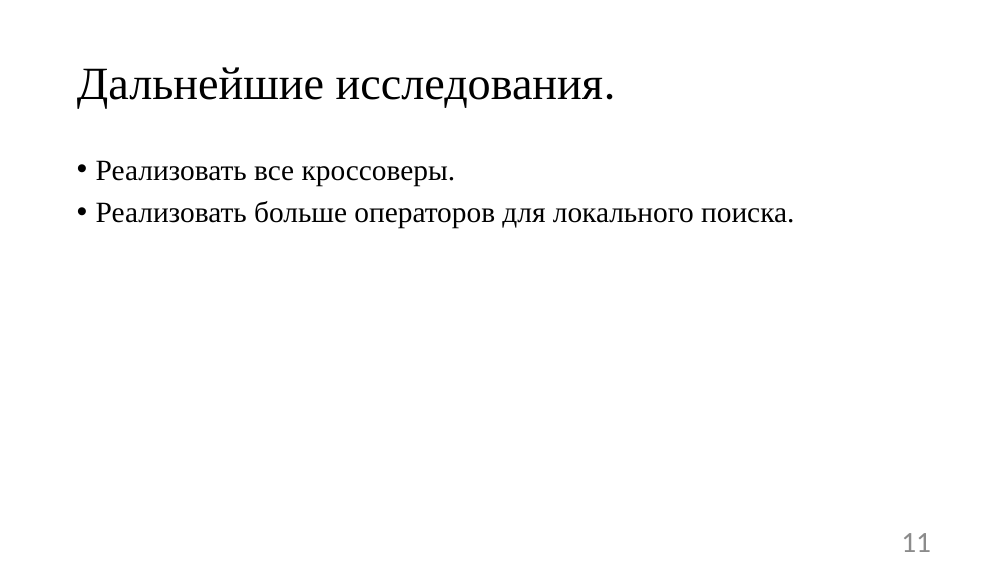
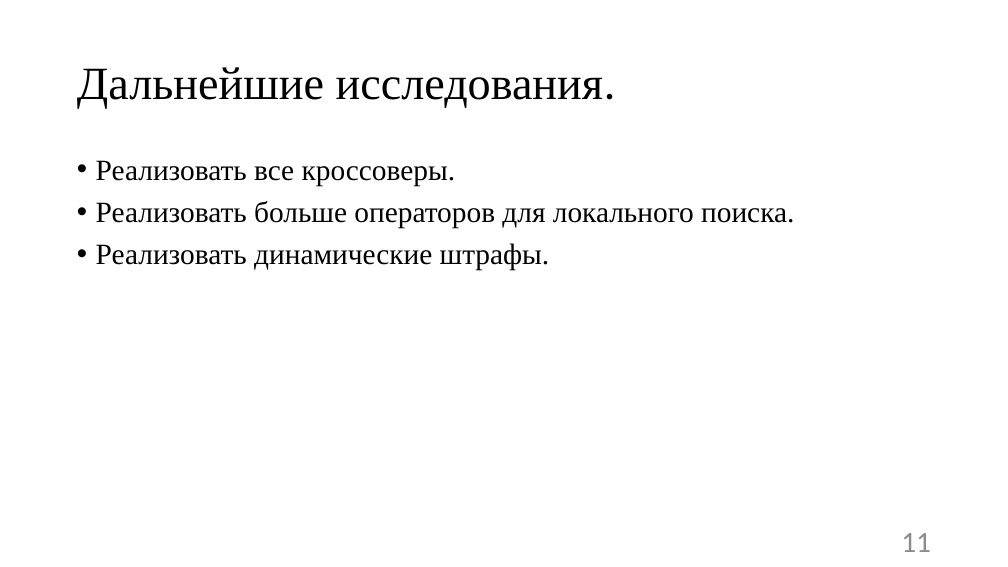
Before and after one commit to nikitka406/diplom, a slide deck: slide 11 of cpeck/diplom.pptx. Drawn at 1008x567 pixels with LibreOffice and Linux fonts; fonts in the diff are those of the drawing. Boxes give left, top, right and bottom in pixels: in the first picture for what was removed or moved away, otherwise in the second. Text is boxed around its words. In the diff, an @@ line names an element or a change of style, - is before the commit and + after.

```diff
--- a/cpeck/diplom.pptx
+++ b/cpeck/diplom.pptx
@@ text at <box>96,243,550,270</box>: paragraph added @@
+• Реализовать динамические штрафы.
```
Also in this commit, not shown: 4 other slides changed, 7 other files.
